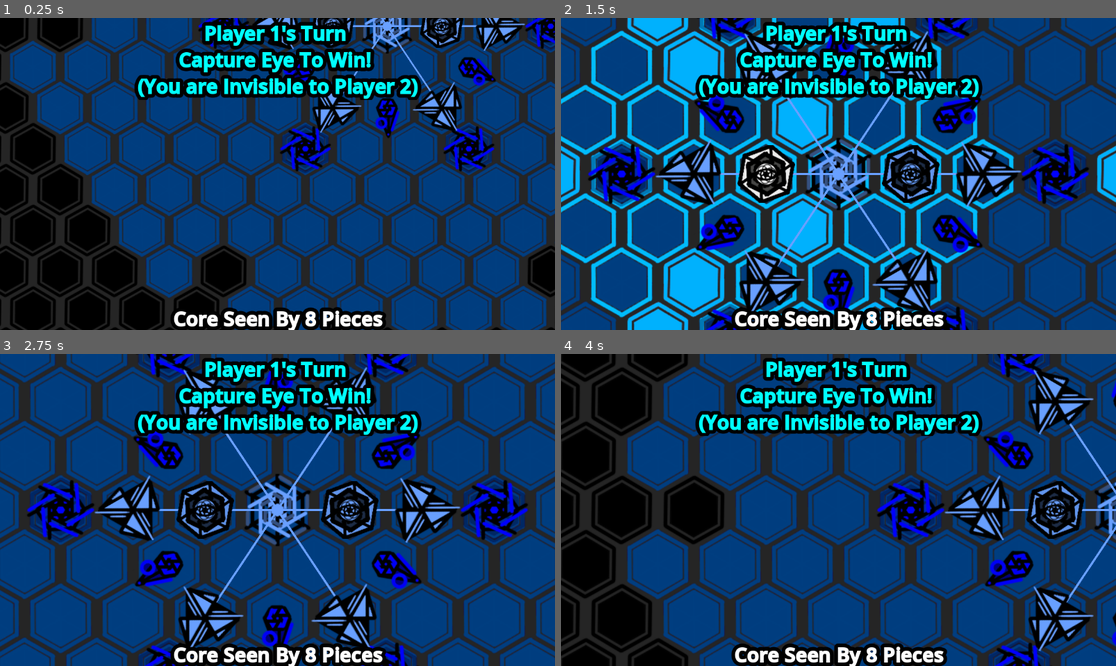
Above: before the commit, frames 1-4 (two rows, left to right).
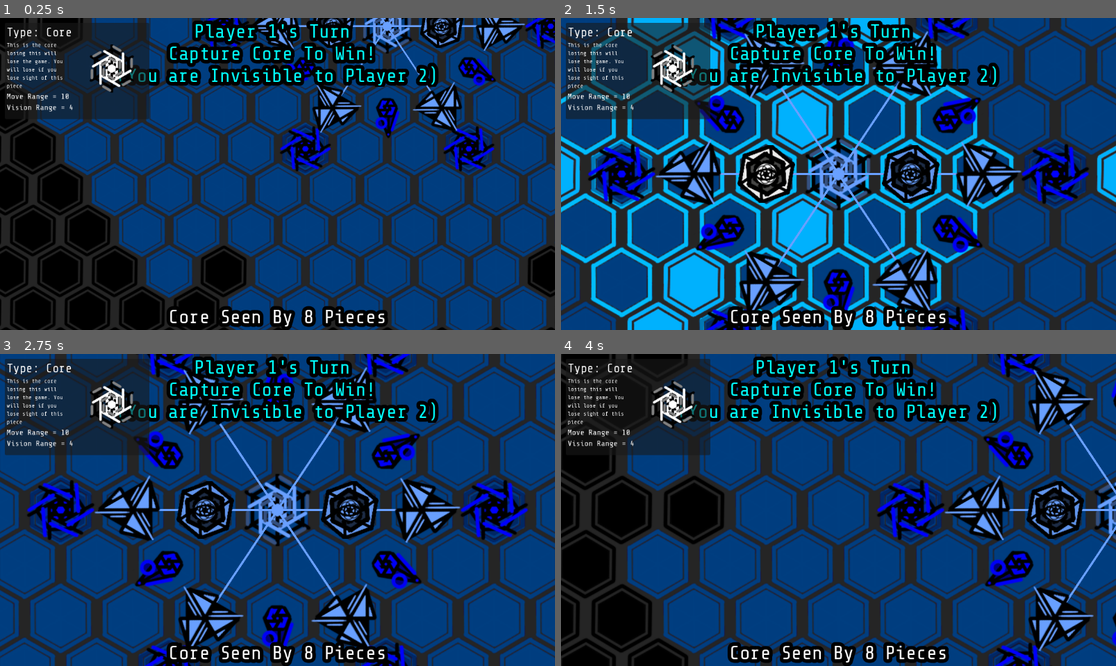
Above: after the commit, the same moments.

Repository: petesamerson/V-s-on
Game: Godot game, scene res://base_scene.tscn
The game is run twice, just before and just after one commit, with the same random seed, the same clock (stepped at 60 frames per second) and the same inputs.
Inputs (mouse positions are in pixels of both pictures, inside the frame that each line leads up to):
- Up to frame 1 (0.25 s): no input
- Up to frame 2 (1.5 s): drag from (921, 64) to (1099, 64) at 0.52 s; tap Enter at 1.25 s; drag from (766, 174) to (910, 174) at 1.27 s
- Up to frame 3 (2.75 s): tap Space at 2 s; click (349, 510) at 2.17 s
- Up to frame 4 (4 s): tap Enter at 2.75 s; drag from (1054, 510) to (766, 510) at 2.77 s; tap Space at 3.5 s; drag from (622, 510) to (910, 510) at 3.52 s

The runs differ from the first frame. In frame 1, 15% of the frame differs, in the area x 1-79%, y 0-100%; in frame 2, 16%, in the area x 0-80%, y 0-100%; in frame 3, 16%; in frame 4, 13%.

Commit message:
font raw menu check

Diff:
--- a/base_scene.tscn
+++ b/base_scene.tscn
@@ -29,6 +29,8 @@
 [ext_resource type="Script" uid="uid://yyorinitem65" path="res://TriangleEvenPiece.gd" id="21_h480d"]
 [ext_resource type="Script" uid="uid://ftmpuot6b08u" path="res://EyePiece.gd" id="22_ddjlp"]
 [ext_resource type="Script" uid="uid://daqitf01c6qh3" path="res://CorePiece.gd" id="26_u1i3c"]
+[ext_resource type="FontFile" uid="uid://0dgkkplooc23" path="res://fonts/ShareTechMono-Regular.ttf" id="30_ov3nv"]
+[ext_resource type="Texture2D" uid="uid://b65p6wya2ov8p" path="res://sprites/core_piece.png" id="31_ixihg"]
 
 [sub_resource type="TileSetAtlasSource" id="TileSetAtlasSource_qcxwf"]
 texture = ExtResource("1_57xsf")
@@ -186,14 +188,19 @@
 [node name="TurnLabel" type="RichTextLabel" parent="TurnLayer"]
 offset_right = 40.0
 offset_bottom = 23.0
+theme_override_fonts/normal_font = ExtResource("30_ov3nv")
+theme_override_fonts/bold_font = ExtResource("30_ov3nv")
 fit_content = true
 scroll_active = false
 
 [node name="CoreLabel" type="RichTextLabel" parent="TurnLayer"]
 offset_right = 40.0
 offset_bottom = 40.0
+theme_override_fonts/normal_font = ExtResource("30_ov3nv")
+theme_override_fonts/bold_font = ExtResource("30_ov3nv")
 
 [node name="PlayerSwitchOverlay" type="Control" parent="TurnLayer"]
+visible = false
 layout_mode = 3
 anchors_preset = 15
 anchor_right = 1.0
@@ -246,9 +253,65 @@
 Current Player
 "
 
-[node name="Panel" type="Panel" parent="."]
-offset_right = 40.0
-offset_bottom = 40.0
+[node name="Selection Panel" type="Panel" parent="TurnLayer"]
+custom_minimum_size = Vector2(300, 200)
+offset_left = 10.0
+offset_top = 10.0
+offset_right = 50.0
+offset_bottom = 50.0
+
+[node name="MarginContainer" type="MarginContainer" parent="TurnLayer/Selection Panel"]
+layout_mode = 1
+anchors_preset = 15
+anchor_right = 1.0
+anchor_bottom = 1.0
+grow_horizontal = 2
+grow_vertical = 2
+theme_override_constants/margin_left = 5
+theme_override_constants/margin_top = 5
+theme_override_constants/margin_right = 5
+theme_override_constants/margin_bottom = 5
+
+[node name="VBoxContainer" type="VBoxContainer" parent="TurnLayer/Selection Panel/MarginContainer"]
+layout_mode = 2
+
+[node name="HBoxContainer" type="HBoxContainer" parent="TurnLayer/Selection Panel/MarginContainer/VBoxContainer"]
+layout_mode = 2
+
+[node name="VBoxContainer" type="VBoxContainer" parent="TurnLayer/Selection Panel/MarginContainer/VBoxContainer/HBoxContainer"]
+layout_mode = 2
+
+[node name="PieceName" type="Label" parent="TurnLayer/Selection Panel/MarginContainer/VBoxContainer/HBoxContainer/VBoxContainer"]
+layout_mode = 2
+theme_override_fonts/font = ExtResource("30_ov3nv")
+theme_override_font_sizes/font_size = 25
+text = "Type: Core"
+
+[node name="Label" type="Label" parent="TurnLayer/Selection Panel/MarginContainer/VBoxContainer/HBoxContainer/VBoxContainer"]
+custom_minimum_size = Vector2(100, 100)
+layout_mode = 2
+theme_override_fonts/font = ExtResource("30_ov3nv")
+theme_override_font_sizes/font_size = 12
+text = "This is the core losing this will lose the game. You will lose if you lose sight of this piece"
+autowrap_mode = 3
+
+[node name="MoveRange" type="Label" parent="TurnLayer/Selection Panel/MarginContainer/VBoxContainer/HBoxContainer/VBoxContainer"]
+layout_mode = 2
+theme_override_fonts/font = ExtResource("30_ov3nv")
+text = "Move Range = 10"
+
+[node name="VisionRange" type="Label" parent="TurnLayer/Selection Panel/MarginContainer/VBoxContainer/HBoxContainer/VBoxContainer"]
+layout_mode = 2
+theme_override_fonts/font = ExtResource("30_ov3nv")
+theme_override_font_sizes/font_size = 16
+text = "Vision Range = 4"
+
+[node name="TextureRect" type="TextureRect" parent="TurnLayer/Selection Panel/MarginContainer/VBoxContainer/HBoxContainer"]
+custom_minimum_size = Vector2(150, 150)
+layout_mode = 2
+texture = ExtResource("31_ixihg")
+expand_mode = 1
+stretch_mode = 3
 
 [connection signal="pressed" from="TurnLayer/PlayerSwitchOverlay/VBoxContainer/NextButton" to="Board" method="_on_next_pressed"]
 [connection signal="pressed" from="TurnLayer/PlayerSwitchOverlay/VBoxContainer/StayButton" to="Board" method="_on_stay_button_pressed"]
--- a/board.gd
+++ b/board.gd
@@ -61,7 +61,7 @@
 	turn_label.position.x = (viewport_size.x - turn_label.size.x) / 2
 	turn_label.position.y =  5
 
-	var raw_message = "Player 1's Turn \nCapture Eye To Win! \n(You are Invisible to Player 2)"
+	var raw_message = "Player 1's Turn \nCapture Core To Win! \n(You are Invisible to Player 2)"
 	turn_label.text = "[outline_size=30][outline_color=black][font_size=40][b][color=cyan]%s[/color][/b][/font_size]" % raw_message
 
 	turn_menu.hide()
Not shown: 1 places in base_scene.tscn that only renumber resources
Binary file added: fonts/ShareTechMono-Regular.ttf
Not shown, added: fonts/ShareTechMono-Regular.ttf.import
